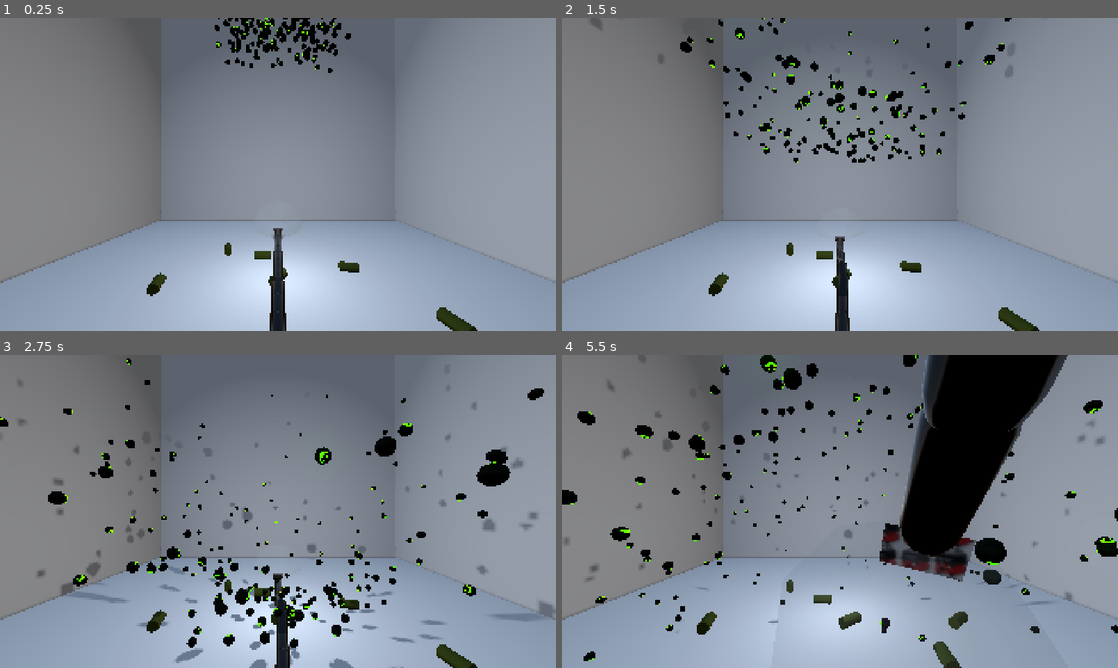
Above: before the commit, frames 1-4 (two rows, left to right).
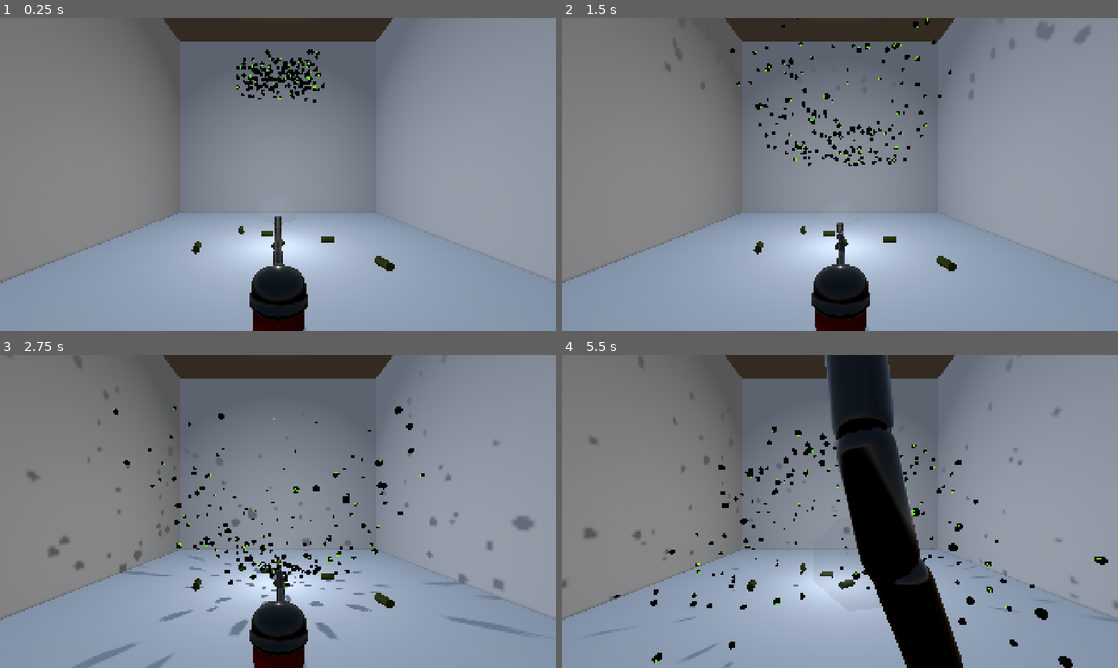
Above: after the commit, the same moments.

Repository: AleksGameJam/game-jam-2026
Game: Godot game, scene res://enemies/RoomWithEnemies.tscn
The game is run twice, just before and just after one commit, with the same random seed, the same clock (stepped at 60 frames per second) and the same inputs. This scene is started directly instead of the project's main scene.
Inputs:
- Up to frame 1 (0.25 s): no input
- Up to frame 2 (1.5 s): hold E (rotate_right) 0.53-1.28 s; hold Down (ui_down) from 1.28 s (still down)
- Up to frame 3 (2.75 s): release Down (ui_down) at 2.03 s; hold E (rotate_right) from 2.03 s (still down)
- Up to frame 4 (5.5 s): release E (rotate_right) at 2.78 s; hold Up (ui_up) 2.78-3.53 s; hold Q (rotate_left) 3.53-5.03 s; hold Down (ui_down) from 5.03 s (still down)

The runs differ from the first frame. In frame 1, 13% of the frame differs, in the area x 26-86%, y 0-100%; in frame 2, 15%; in frame 3, 19%; in frame 4, 35%, in the area x 0-100%, y 0-100%.

Commit message:
player nozzle more fix

Diff:
--- a/enemies/RoomWithEnemies.tscn
+++ b/enemies/RoomWithEnemies.tscn
@@ -43,7 +43,7 @@
 [node name="Stuff" type="Node3D" parent="." unique_id=451969678]
 
 [node name="Camera3D" type="Camera3D" parent="Stuff" unique_id=1365698334]
-transform = Transform3D(1, 0, 0, 0, 1, 0, 0, 0, 1, 0, -13.261594, 20.29633)
+transform = Transform3D(1, 0, 0, 0, 1, 0, 0, 0, 1, 0, -13.261594, 29.85607)
 
 [node name="Enemies" type="Node3D" parent="Stuff" unique_id=1629445548]
 
--- a/player_nozzle/player_nozzle.tscn
+++ b/player_nozzle/player_nozzle.tscn
@@ -5,8 +5,8 @@
 
 [sub_resource type="StandardMaterial3D" id="StandardMaterial3D_skrcp"]
 albedo_texture = ExtResource("1_gyoa3")
-uv1_scale = Vector3(1.8, 1.8, 1.8)
-uv1_offset = Vector3(-0.03, 0, -0.55)
+uv1_scale = Vector3(0.68, 0.68, 0.68)
+uv1_offset = Vector3(0.47, 0, -0.48)
 uv1_triplanar = true
 uv1_triplanar_sharpness = 130.58263
 uv1_world_triplanar = true
@@ -63,19 +63,19 @@
 
 [node name="CPUParticles3D" type="CPUParticles3D" parent="ScaleParent" unique_id=459193785]
 transform = Transform3D(1, 0, 0, 0, 1, 0, 0, 0, 1, 0, 0, -0.30257088)
-amount = 16
-lifetime = 0.2
+amount = 24
+lifetime = 0.15000000000000002
 mesh = SubResource("CapsuleMesh_5m2fx")
 emission_shape = 6
 emission_ring_axis = Vector3(0, 0, 1)
 emission_ring_height = 1.0
-emission_ring_radius = 2.0
+emission_ring_radius = 3.0
 emission_ring_inner_radius = 0.0
 emission_ring_cone_angle = 0.0
 particle_flag_align_y = true
 gravity = Vector3(0, 0, 0)
-radial_accel_min = -50.0
-radial_accel_max = -50.0
+radial_accel_min = -200.0
+radial_accel_max = -200.0
 scale_amount_curve = SubResource("Curve_1e8py")
 color_ramp = SubResource("Gradient_gyoa3")
 
